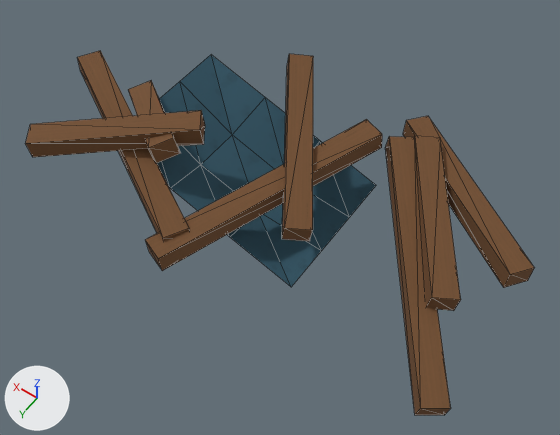
Renders of the OBJ model Assets/ProjectOEN/ProductionArt/Meshes/environment_set_dressing/en-023_storm_damage_debris_set__broken_shelter_parts.obj from each side of a commit.
Camera for both pictures: a 50 mm camera at (-1.025, 1.552, 2.14) aimed at (-0.054, 0.192, 0.004). The axes (+X, +Y, +Z) are drawn at lower left. The lights are the same throughout. The older version comes first. Mesh edges are drawn as thin lines. Where no turn or scale is listed for an object, it has been applied to the vertices. Vertices at exactly the same position are counted once.

Before the edit, the objects in view are built like this:
```python
me_en_023_storm_damage_debris_set__broken_shelter_parts = bpy.data.meshes.new('en-023_storm_damage_debris_set__broken_shelter_parts')
me_en_023_storm_damage_debris_set__broken_shelter_parts.from_pydata(...)  # 80 vertices, 114 faces; spans x -0.87..0.9, y -0.44..0.64, z -0.05..0.3
# faces by material slot: [96, 18]
me_en_023_storm_damage_debris_set__broken_shelter_parts.materials.append(mat_wood)  # picture img_wood_albedo_png
me_en_023_storm_damage_debris_set__broken_shelter_parts.materials.append(mat_tarp)  # picture img_tarp_albedo_png
ob_en_023_storm_damage_debris_set__broken_shelter_parts = bpy.data.objects.new('en-023_storm_damage_debris_set__broken_shelter_parts', me_en_023_storm_damage_debris_set__broken_shelter_parts)
ob_en_023_storm_damage_debris_set__broken_shelter_parts.location = (0.0, 0.0, 0.0)
```
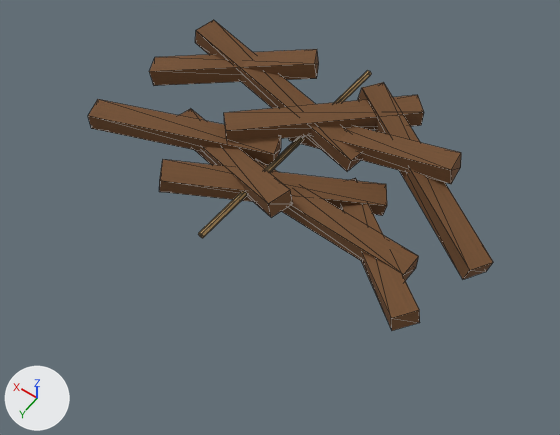
The change, as a list of edits to the scene's bpy script:
```text
Change me_en_023_storm_damage_debris_set__broken_shelter_parts:
    remove me_en_023_storm_damage_debris_set__broken_shelter_parts.from_pydata(...)  # 80 vertices, 114 faces; spans x -0.87..0.9, y -0.44..0.64, z -0.05..0.3
    add me_en_023_storm_damage_debris_set__broken_shelter_parts.from_pydata(...)  # 94 vertices, 144 faces; spans x -0.76..0.74, y -0.53..0.47, z -0.03..0.29
    me_en_023_storm_damage_debris_set__broken_shelter_parts part 1: the loose piece of 8 vertices spanning x -0.74..-0.29, y -0.33..0.26, z 0.05..0.17 is multiplied about its middle by the matrix ((-0.923, 0.249, 0.055), (-0.252, -0.923, -0.051), (0.04, -0.064, 0.955)), then moved by (0.12, 0.18, -0.06)
    me_en_023_storm_damage_debris_set__broken_shelter_parts part 2: the loose piece of 8 vertices spanning x -0.25..0.25, y -0.34..0.33, z 0.11..0.26 is multiplied about its middle by the matrix ((-0.559, 0.742, -0.099), (-0.736, -0.567, -0.093), (-0.134, 0.023, 0.924)), then moved by (-0.2, 0.15, -0.12)
    me_en_023_storm_damage_debris_set__broken_shelter_parts part 3: the loose piece of 8 vertices spanning x -0.22..0.18, y -0.22..0.64, z 0.07..0.2 is multiplied about its middle by the matrix ((0.704, 0.491, -0.21), (-0.508, 0.724, -0.011), (0.166, 0.129, 0.859)), then moved by (0.02, -0.06, -0.05)
    me_en_023_storm_damage_debris_set__broken_shelter_parts part 4: the loose piece of 8 vertices spanning x 0.23..0.77, y 0.16..0.58, z 0.17..0.3 is multiplied about its middle by the matrix ((0.626, 0.827, 0.076), (-0.83, 0.626, 0.019), (-0.031, -0.072, 1.037)), then moved by (-0.3, -0.22, -0.13)
    me_en_023_storm_damage_debris_set__broken_shelter_parts part 5: the loose piece of 8 vertices spanning x -0.87..-0.22, y -0.44..0.04, z 0.04..0.13 is multiplied about its middle by the matrix ((-0.562, 0.778, 0.038), (-0.778, -0.559, -0.067), (-0.032, -0.07, 0.957)), then moved by (0.95, 0.35, 0.04)
    me_en_023_storm_damage_debris_set__broken_shelter_parts part 6: the loose piece of 8 vertices spanning x -0.87..-0.22, y -0.28..0.54, z -0.05..0.17 is multiplied about its middle by the matrix ((-0.713, 0.28, -0.271), (-0.302, -0.755, 0.014), (-0.247, 0.113, 0.766)), then moved by (0.15, -0.28, 0.08)
    me_en_023_storm_damage_debris_set__broken_shelter_parts part 7: the loose piece of 8 vertices spanning x -0.25..0.25, y -0.34..0.33, z 0.11..0.26 is copied, and the copy is multiplied about its middle by the matrix ((-0.403, 0.722, 0.069), (-0.724, -0.395, -0.095), (-0.05, -0.107, 0.822)), then moved by (-0.2, -0.15, -0.03); it spans x -0.51..0.11, y -0.23..-0.07, z 0.07..0.24
    me_en_023_storm_damage_debris_set__broken_shelter_parts part 8: the loose piece of 8 vertices spanning x 0.08..0.9, y 0.08..0.58, z 0.09..0.23 is multiplied about its middle by the matrix ((-0.253, 0.757, -0.04), (-0.756, -0.255, -0.047), (-0.057, 0.023, 0.797)), then moved by (-0.49, -0.48, 0.02)
    me_en_023_storm_damage_debris_set__broken_shelter_parts part 9: the loose piece of 8 vertices spanning x -0.25..0.25, y -0.34..0.33, z 0.11..0.26 is copied, and the copy is multiplied about its middle by the matrix ((-0.655, 0.751, -0.296), (-0.762, -0.701, -0.093), (-0.267, 0.158, 0.993)), then moved by (0.2, -0.15, 0.01); it spans x -0.19..0.59, y -0.25..-0.05, z 0.09..0.29
    me_en_023_storm_damage_debris_set__broken_shelter_parts part 10: the loose piece of 8 vertices spanning x -0.25..0.25, y -0.34..0.33, z 0.11..0.26 is copied, and the copy is multiplied about its middle by the matrix ((-0.094, 0.817, 0.112), (-0.818, -0.078, -0.117), (-0.104, -0.123, 0.814)), then moved by (0.4, -0.15, 0.03); it spans x 0.11..0.69, y -0.34..0.04, z 0.13..0.29
    me_en_023_storm_damage_debris_set__broken_shelter_parts part 11: a new loose piece of 14 vertices spanning x 0.02..0.08, y -0.53..0.47, z 0.09..0.12, in mat_rope (picture img_rope_albedo_png)
    me_en_023_storm_damage_debris_set__broken_shelter_parts part 12: the loose piece of 16 vertices spanning x -0.23..0.53, y -0.17..0.38, z -0.05..0.19 is deleted
    me_en_023_storm_damage_debris_set__broken_shelter_parts part 13: the loose piece of 8 vertices spanning x 0.28..0.65, y 0.08..0.38, z 0.13..0.29 is deleted
    remove me_en_023_storm_damage_debris_set__broken_shelter_parts.materials.append(mat_tarp)  # picture img_tarp_albedo_png
    add me_en_023_storm_damage_debris_set__broken_shelter_parts.materials.append(mat_rope)  # picture img_rope_albedo_png
```

Pixel boxes (x1, y1, x2, y2) of what changed, in the pictures (560 x 435 px; the box of a moved part takes in the faces that stretch with it):
'en-023_storm_damage_debris_set__broken_shelter_parts', reshaped (20% narrower, 15% shorter): before (25, 51, 534, 415); after (88, 20, 493, 331)
part 1 of me_en_023_storm_damage_debris_set__broken_shelter_parts, moved or reshaped: before (414, 136, 461, 311); after (341, 178, 420, 331)
part 2 of me_en_023_storm_damage_debris_set__broken_shelter_parts, moved or reshaped: before (282, 54, 313, 241); after (254, 160, 419, 280)
part 3 of me_en_023_storm_damage_debris_set__broken_shelter_parts, moved or reshaped: before (145, 119, 382, 271); after (159, 159, 387, 216)
part 4 of me_en_023_storm_damage_debris_set__broken_shelter_parts, moved or reshaped: before (25, 110, 205, 157); after (180, 109, 293, 218)
part 5 of me_en_023_storm_damage_debris_set__broken_shelter_parts, moved or reshaped: before (403, 116, 534, 288); after (88, 99, 281, 165)
part 6 of me_en_023_storm_damage_debris_set__broken_shelter_parts, moved or reshaped: before (385, 136, 451, 415); after (358, 82, 493, 279)
part 7 of me_en_023_storm_damage_debris_set__broken_shelter_parts, added (brown): after (289, 126, 461, 184)
part 8 of me_en_023_storm_damage_debris_set__broken_shelter_parts, moved or reshaped: before (77, 51, 190, 241); after (224, 95, 424, 142)
part 9 of me_en_023_storm_damage_debris_set__broken_shelter_parts, added (brown): after (195, 20, 361, 171)
part 10 of me_en_023_storm_damage_debris_set__broken_shelter_parts, added (brown): after (149, 49, 319, 86)
part 11 of me_en_023_storm_damage_debris_set__broken_shelter_parts, added: after (198, 70, 371, 238)
part 12 of me_en_023_storm_damage_debris_set__broken_shelter_parts, deleted (blue): before (157, 55, 376, 287)
part 13 of me_en_023_storm_damage_debris_set__broken_shelter_parts, deleted (brown): before (128, 81, 180, 163)
